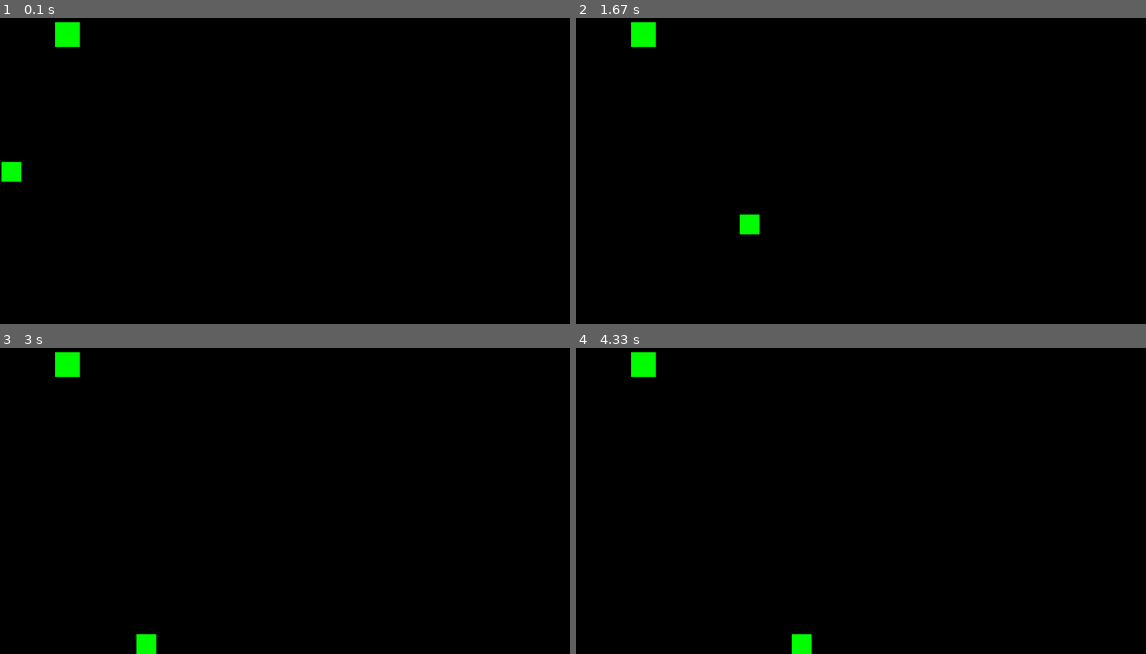
Above: before the commit, frames 1-4 (two rows, left to right).
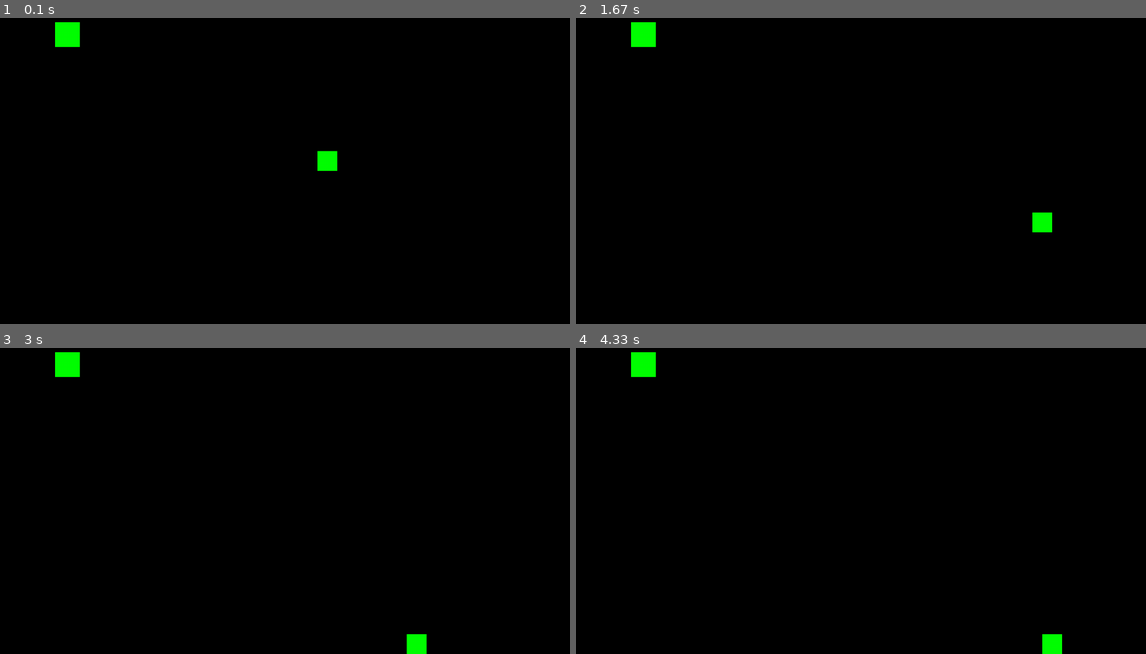
Above: after the commit, the same moments.

Repository: ChillinIguess/f-rste-pygame-prosjekt
Game: pygame game, started from Index.py
Two runs of this game, one before a commit and one after it. Both use one fixed random seed, a clock stepped at 60 frames per second and the inputs below.
Inputs:
- Up to frame 1 (0.1 s): no input
- Up to frame 2 (1.67 s): hold Space 0.33-0.8 s; hold Right 0.33-0.8 s; hold Right 0.83-1.3 s; hold Up 1.33-1.63 s
- Up to frame 3 (3 s): hold Right 1.67-2.13 s; hold A 2.17-2.7 s; hold Left from 2.73 s (still down)
- Up to frame 4 (4.33 s): release Left at 3.13 s; hold Up 3.17-3.53 s; hold Right 3.57-4.2 s; hold A from 4.23 s (still down)

The runs differ from the first frame. In frame 1, 0.5% of the frame differs, in the area x 0-60%, y 43-54%; in frame 2, 0.5%; in frame 3, 0.5%; in frame 4, 0.5%.

Commit message:
Made jumping more smooth and fixed a bug with movement

Diff:
--- a/Index.py
+++ b/Index.py
@@ -16,16 +16,17 @@
 size = 40
 kanHoppe = False
 turnedRight = True
-#Gravity
+#Gravity and jumping
 playerVelocityY = 0
 gravity = 0.5
 jump_strength = -15
 onGround = False
-gravityplus = 3
+gravityplus = 1
 fastFall = 1
 groundY = gameHeight
 maxFallSpeed = 20
-neutralJump = 3
+neutralJump = -1
+lowJump = -12
 #Glidning
 playerVelocityX = 0
 gliding = 0.5
@@ -110,8 +111,7 @@
 
 
 
-    playerVelocityX += gliding
-    player.x = playerVelocityX
+
 
     # Collision with ground
     if player.y + playerHeight >= groundY:
@@ -122,12 +122,12 @@
 
     window.fill(black)
 
-    '''if event.type == pygame.KEYDOWN:
+    ''' if event.type == pygame.KEYDOWN:
             if event.key == pygame.K_d or event.key == pygame.K_RIGHT:
-                player.x += PLAYER_DISTANCE
+                player.x += playerDistance
 
             if event.key == pygame.K_a or event.key == pygame.K_LEFT:
-                player.x -= PLAYER_DISTANCE '''
+                player.x -= playerDistance'''
 
 
 
@@ -151,7 +151,7 @@
                 playerVelocityY += fastFall
 
     #Makes the jump hight variable depending on how long you hold jump
-    if not (keys[pygame.K_SPACE] or keys[pygame.K_UP]):
+    if not (keys[pygame.K_SPACE] or keys[pygame.K_UP]) and playerVelocityY > lowJump:
         if onGround == False:
             if playerVelocityY < neutralJump:
                 playerVelocityY = neutralJump
@@ -164,8 +164,11 @@
 
     #Left movement
     if (keys[pygame.K_LEFT] or keys[pygame.K_a]) and player.x - playerDistance >= 0:
-        playerVelocityX -= playerDistance
+        player.x -= playerDistance
         turnedRight = False
+
+
+
 
     '''if not (keys[pygame.K_LEFT] or keys[pygame.K_a]):
         if player.x > 0 and player.x < playerDistance:
@@ -175,13 +178,16 @@
 
         #Right movement
 
-    if (keys[pygame.K_RIGHT] or keys[pygame.K_d]) and player.x + playerDistance <= gameWidth - playerWidth:
-        playerVelocityX += playerDistance
+    if (keys[pygame.K_d] or keys[pygame.K_RIGHT]) and player.x + playerDistance <= gameWidth - playerWidth:
+        player.x += playerDistance
         turnedRight = True
+
+
 
         ''' if player.x <= 5:
             PLAYER_VELOCITY_X += PLAYER_DISTANCE
             player.x += PLAYER_VELOCITY_X'''
+
 
 
 #Variables
